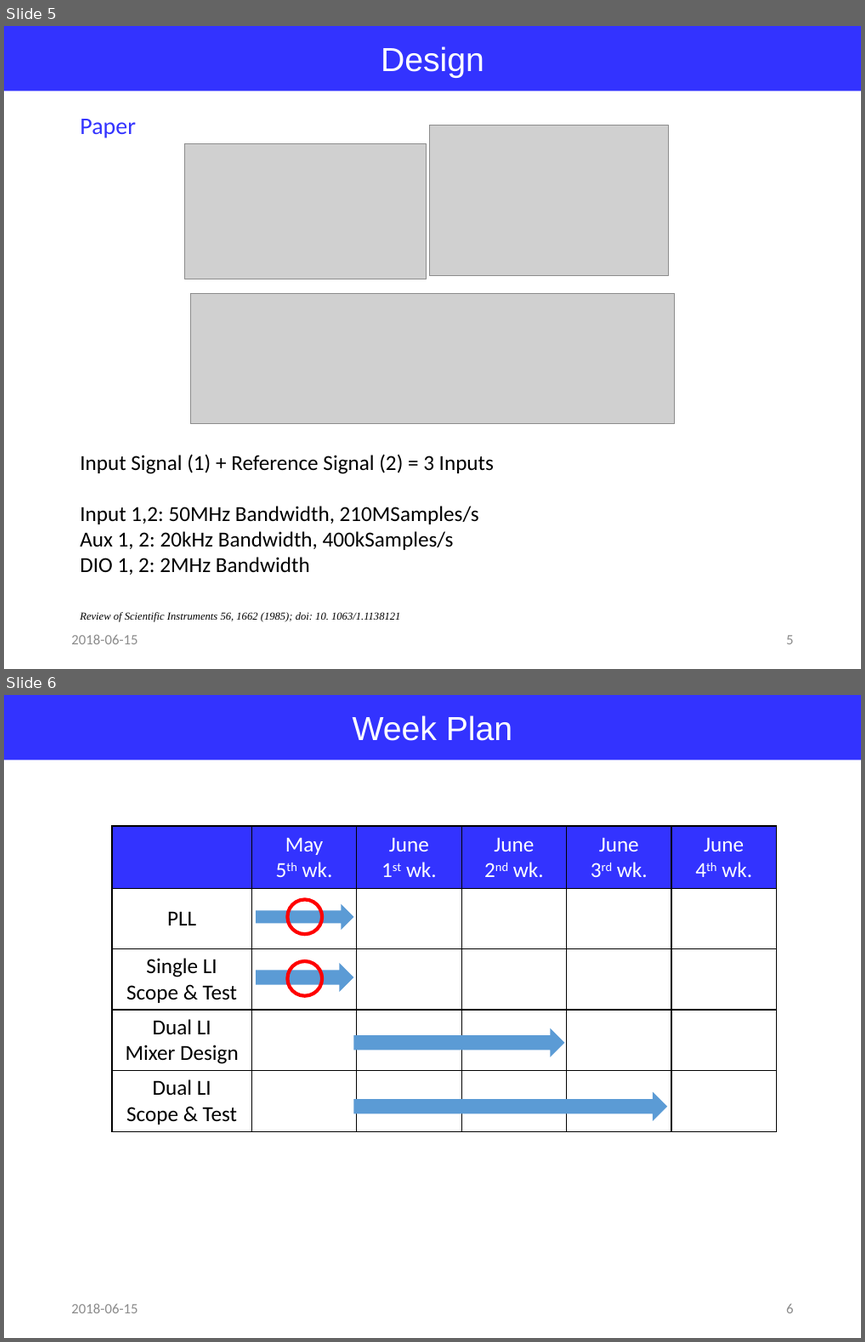
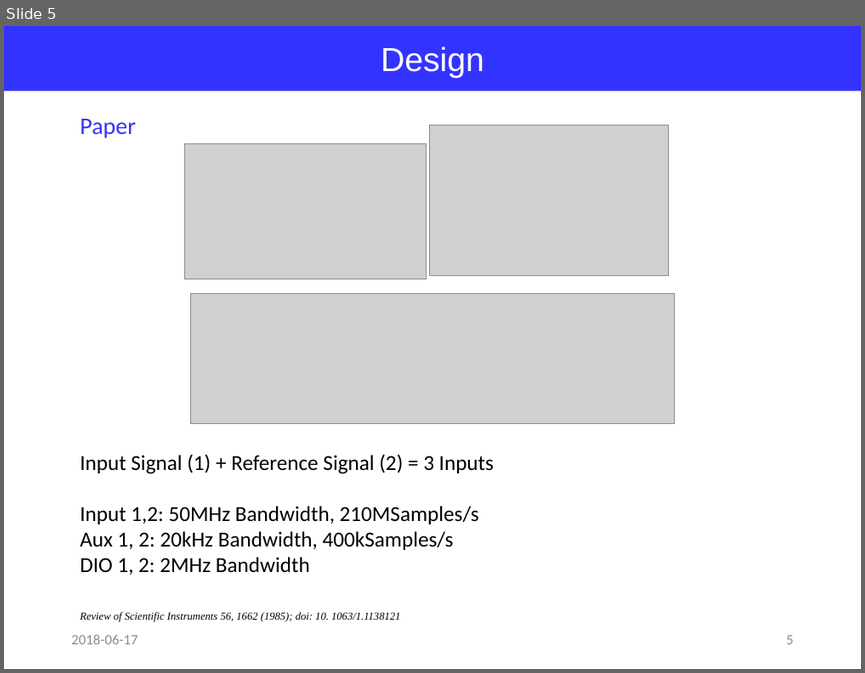
Before and after one commit to jglee96/NBTP_Lab, a slide deck: 랩미팅/201806/180614 Zurich Lock-In(Jong).pptx. Shown one above the other, each under a label of ours: slides 5 and 6 before the commit, slide 5 after it. The pictures are 865x1342 and 865x673 pixels, drawn with LibreOffice and Linux fonts; fonts in the diff are those of the drawing; grey boxes stand for pictures. Boxes give left, top, right and bottom in pixels: in the first picture for what was removed or moved away, otherwise in the second. Text is boxed around its words. In the diff, an @@ line names an element or a change of style, - is before the commit and + after.

```diff
--- a/랩미팅/201806/180614 Zurich Lock-In(Jong).pptx
+++ b/랩미팅/201806/180614 Zurich Lock-In(Jong).pptx
@@ slide 6 removed at [4,695,861,1338], background #FFFFFF @@
@@ rectangle removed at [4,695,861,760] @@
-Week Plan
@@ table removed at [112,826,774,1129], 5 rows, 6 columns @@
- | May / 5th wk. | June / 1st wk. | June / 2nd wk. | June / 3rd wk. | June / 4th wk.
-PLL |  |  |  |  | 
-Single LI / Scope & Test |  |  |  |  | 
-Dual LI / Mixer Design |  |  |  |  | 
-Dual LI / Scope & Test |  |  |  |  | 
@@ right arrow removed at [256,904,353,930] @@
@@ ellipse removed at [288,900,322,934] @@
@@ right arrow removed at [256,962,353,992] @@
@@ ellipse removed at [288,961,322,996] @@
@@ right arrow removed at [353,1027,564,1056] @@
@@ right arrow removed at [353,1092,667,1121] @@
@@ text removed at [71,1303,137,1313] @@
-2018-06-15
@@ page number removed at [786,1304,793,1313] @@
-6
@@ slide 5 changed as well @@
@@ text at [71,634,137,644]: text changed @@
-2018-06-15
+2018-06-17
```
Also in this commit, not shown: 4 other slides changed, 1 slide added, 4 other files.
